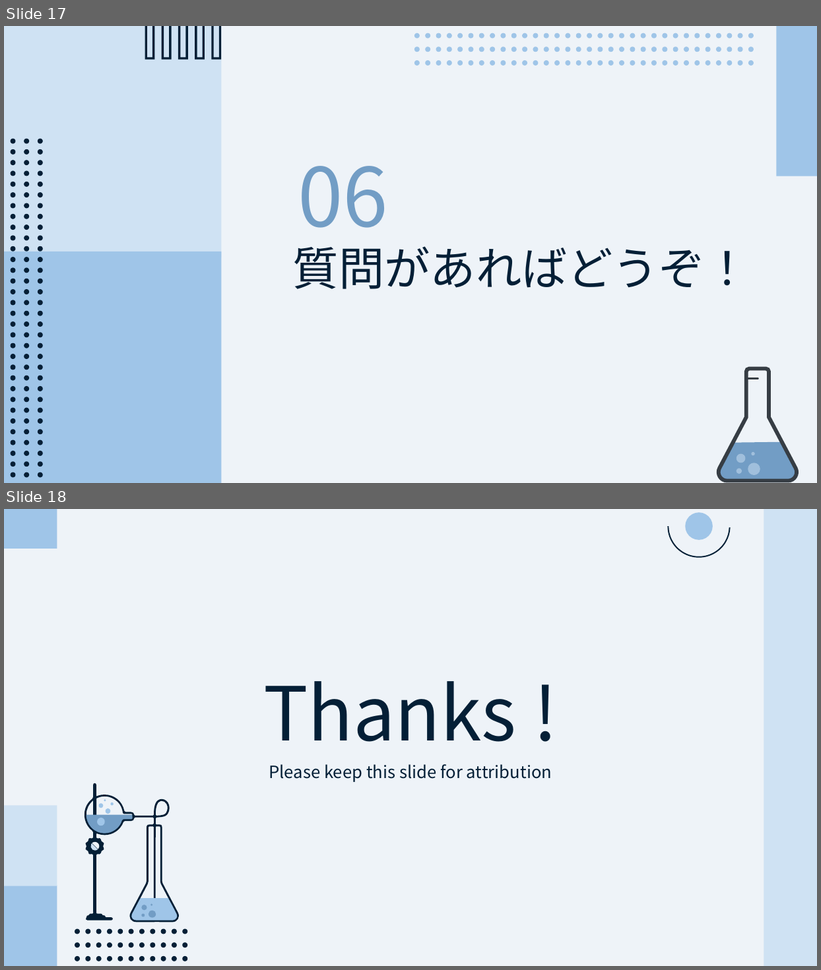
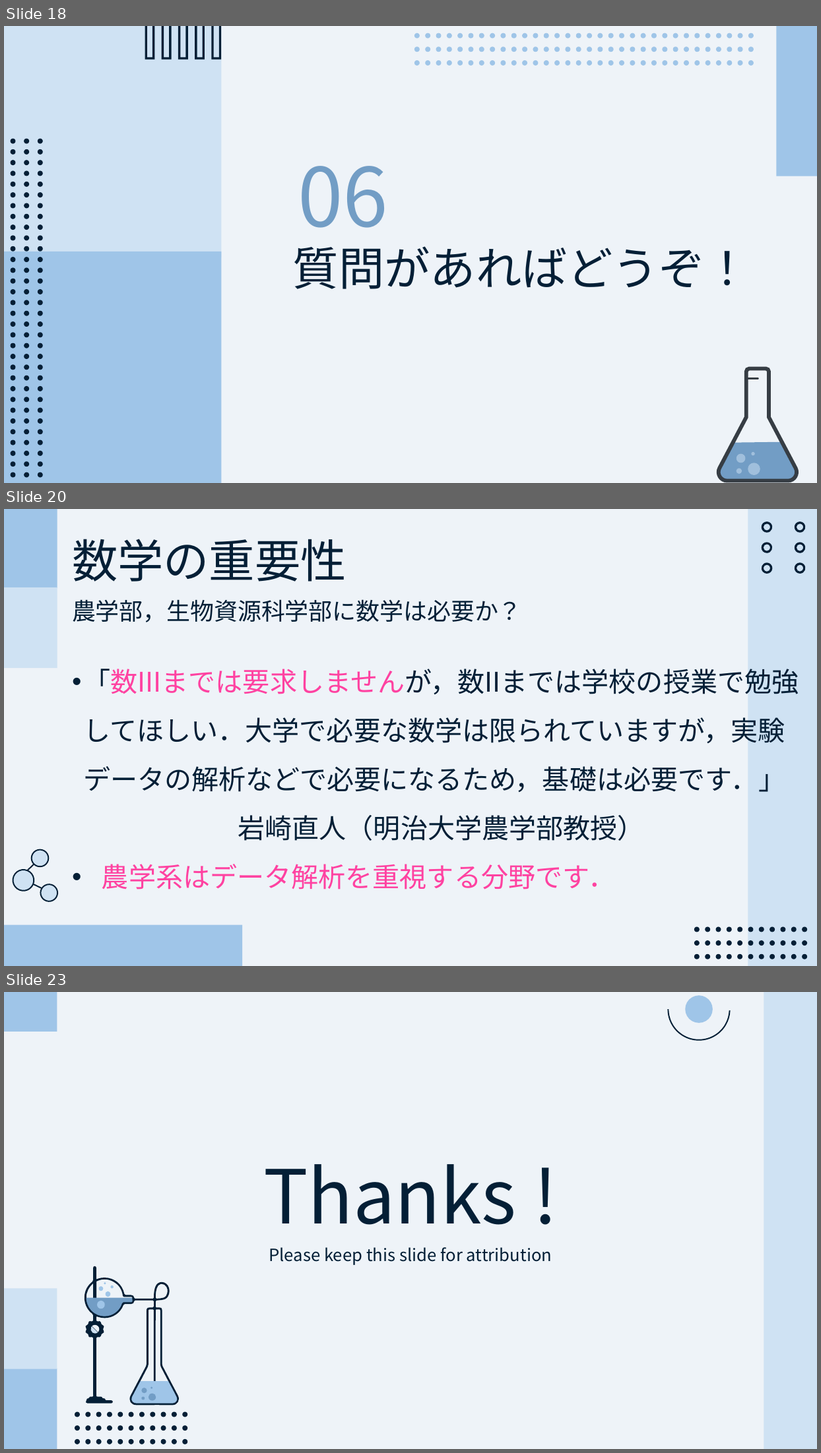
Before and after one commit to CL-ken/CL-ken.github.io, a slide deck: 2025/25_Materials/25_Welcome.pptx. Shown one above the other, each under a label of ours: slides 17 and 18 before the commit, slides 18, 20 and 23 after it; the slides between them are not shown. The pictures are 821x970 and 821x1453 pixels, drawn with LibreOffice and Linux fonts; fonts in the diff are those of the drawing. Boxes give left, top, right and bottom in pixels: in the first picture for what was removed or moved away, otherwise in the second. Text is boxed around its words. In the diff, an @@ line names an element or a change of style, - is before the commit and + after.

```diff
--- a/2025/25_Materials/25_Welcome.pptx
+++ b/2025/25_Materials/25_Welcome.pptx
@@ slide 20 added at (4,509,817,966), background #EEF3F8 @@
@@ rectangle added at (4,509,57,588), fill #9FC5E8 @@
@@ rectangle added at (748,509,817,966), fill #CFE2F3 @@
@@ group added at (694,522,808,960): 33 ellipses, 1 freeform shape @@
@@ text added at (72,539,347,582), 54 pt, text #041F36 @@
+数学の重要性
@@ rectangle added at (4,588,57,668), fill #CFE2F3 @@
@@ text added at (72,599,522,623), 28 pt, text #041F36 @@
+農学部，生物資源科学部に数学は必要か？
@@ text added at (83,669,799,890), 32 pt, text #041F36 @@
+• 「数IIIまでは要求しませんが，数IIまでは学校の授業で勉強してほしい．大学で必要な数学は限られていますが，実験データの解析などで必要になるため，基礎は必要です．」
+岩崎直人（明治大学農学部教授）
+• 農学系はデータ解析を重視する分野です．
@@ group added at (10,846,61,905): 3 ellipses, 2 lines @@
@@ rectangle added at (4,925,242,966), fill #9FC5E8 @@
@@ what was slide 17 is now slide 18 @@
@@ what was slide 18 is now slide 23 @@
```
Also in this commit, not shown: 4 other slides added.
